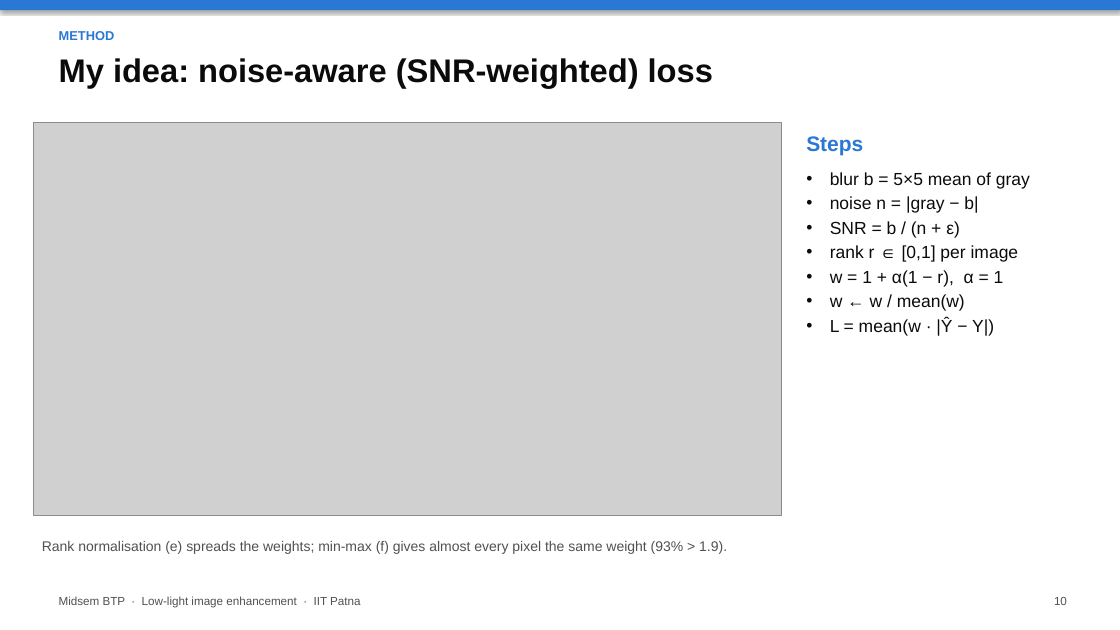
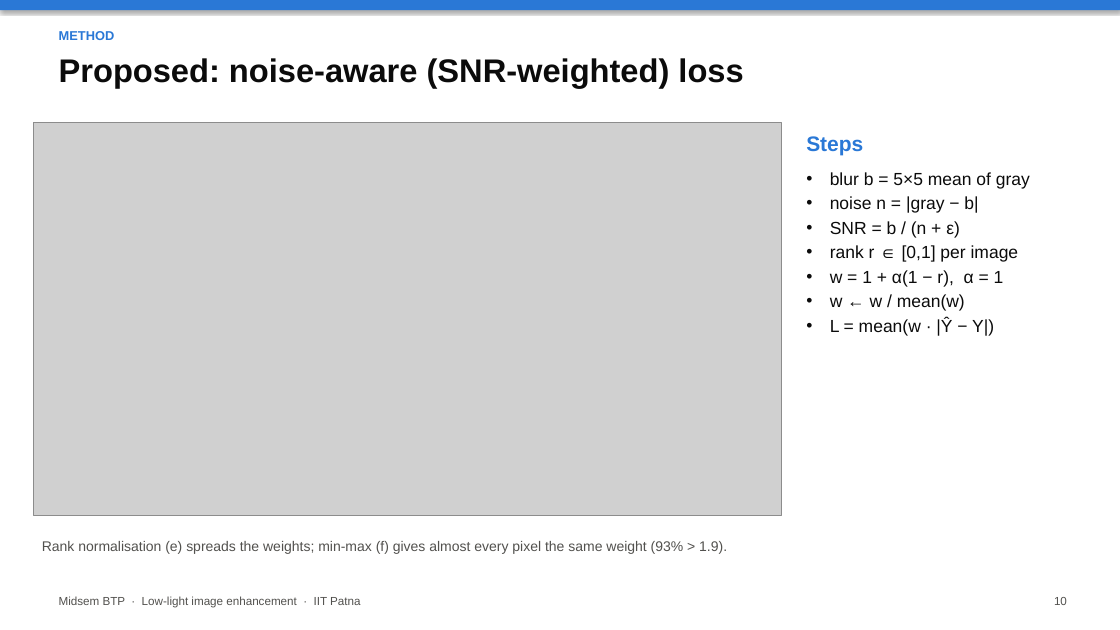
Before and after one commit to Crazycraftie/low-light-enhancement-btp, a slide deck: slide 10 of presentation/midsem.pptx. Drawn at 1120x630 pixels with LibreOffice and Linux fonts; fonts in the diff are those of the drawing; grey boxes stand for pictures. Boxes give left, top, right and bottom in pixels: in the first picture for what was removed or moved away, otherwise in the second. Text is boxed around its words. In the diff, an @@ line names an element or a change of style, - is before the commit and + after.

```diff
--- a/presentation/midsem.pptx
+++ b/presentation/midsem.pptx
@@ text at [59,58,743,88]: text changed @@
-My idea: noise-aware (SNR-weighted) loss
+Proposed: noise-aware (SNR-weighted) loss
```
Also in this commit, not shown: 5 other slides changed, 7 other files.
